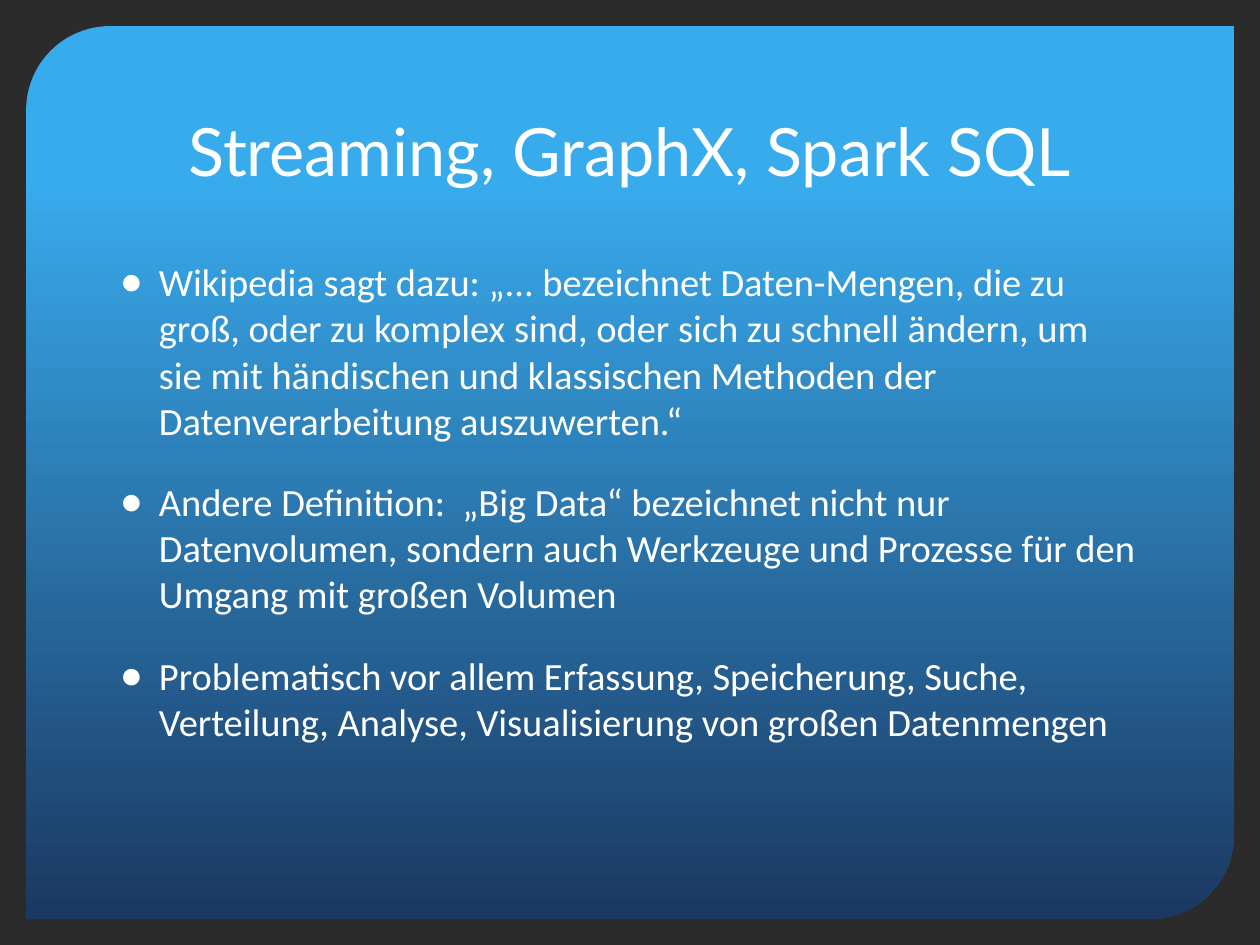
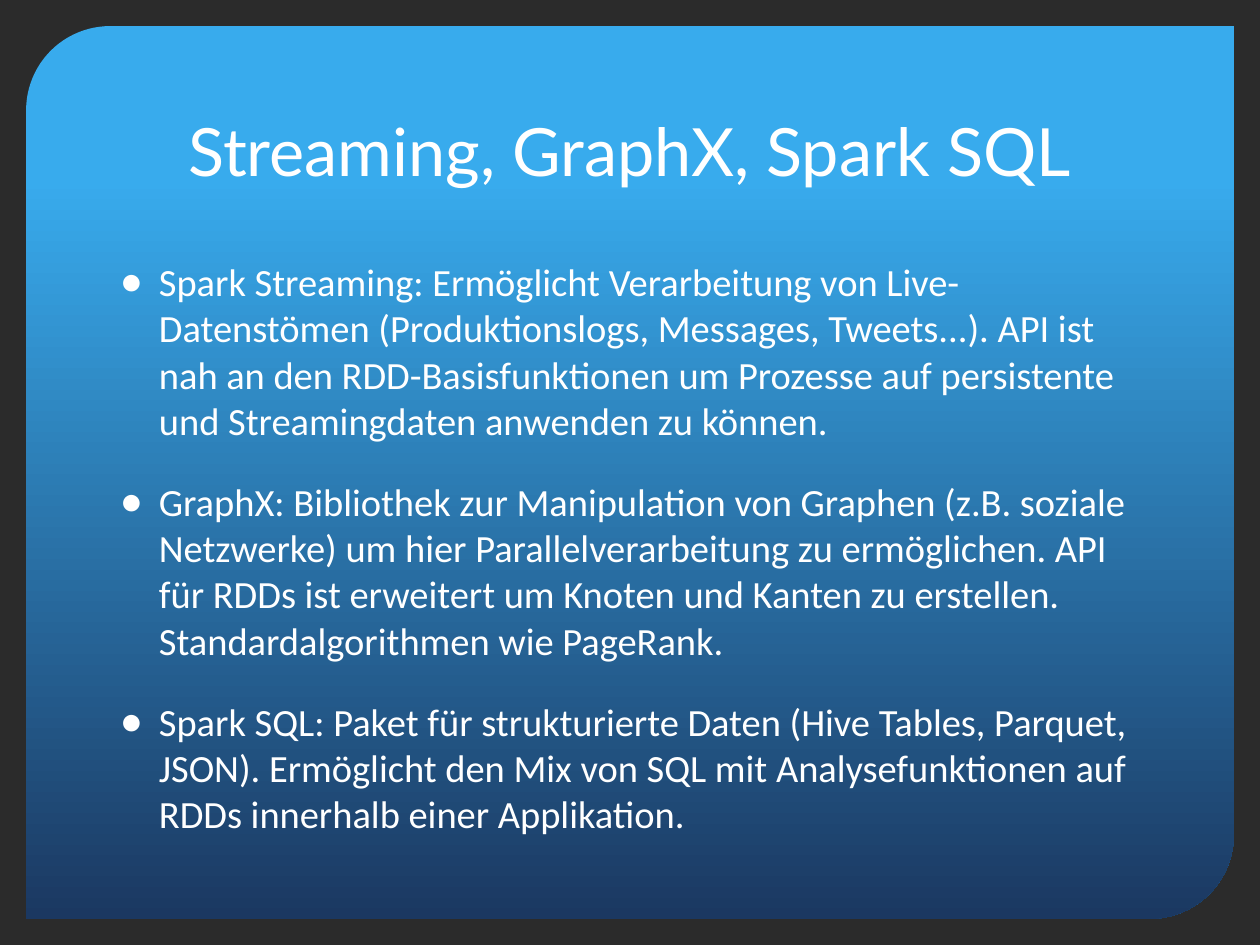
Before and after one commit to segnor/masterthesis, a slide deck: slide 18 of apache_spark/poster/Spark_Presentation.pptx (slide 16 before the commit). Drawn at 1260x945 pixels with LibreOffice and Linux fonts; fonts in the diff are those of the drawing; background and template pictures are left out; a plain dark background stands for a picture behind light text. Boxes give left, top, right and bottom in pixels: in the first picture for what was removed or moved away, otherwise in the second. Text is boxed around its words. In the diff, an @@ line names an element or a change of style, - is before the commit and + after.

```diff
--- a/apache_spark/poster/Spark_Presentation.pptx
+++ b/apache_spark/poster/Spark_Presentation.pptx
@@ text at [159, 269, 1126, 835]: text changed @@
-● Wikipedia sagt dazu: „... bezeichnet Daten-Mengen, die zu groß, oder zu komplex sind, oder sich zu schnell ändern, um sie mit händischen und klassischen Methoden der Datenverarbeitung auszuwerten.“
-● Andere Definition: „Big Data“ bezeichnet nicht nur Datenvolumen, sondern auch Werkzeuge und Prozesse für den Umgang mit großen Volumen
-● Problematisch vor allem Erfassung, Speicherung, Suche, Verteilung, Analyse, Visualisierung von großen Datenmengen
+● Spark Streaming: Ermöglicht Verarbeitung von Live-Datenstömen (Produktionslogs, Messages, Tweets...). API ist nah an den RDD-Basisfunktionen um Prozesse auf persistente und Streamingdaten anwenden zu können.
+● GraphX: Bibliothek zur Manipulation von Graphen (z.B. soziale Netzwerke) um hier Parallelverarbeitung zu ermöglichen. API für RDDs ist erweitert um Knoten und Kanten zu erstellen. Standardalgorithmen wie PageRank.
+● Spark SQL: Paket für strukturierte Daten (Hive Tables, Parquet, JSON). Ermöglicht den Mix von SQL mit Analysefunktionen auf RDDs innerhalb einer Applikation.
```
Also in this commit, not shown: 5 other slides changed, 5 slides added, 1 slide removed, 10 other files.
